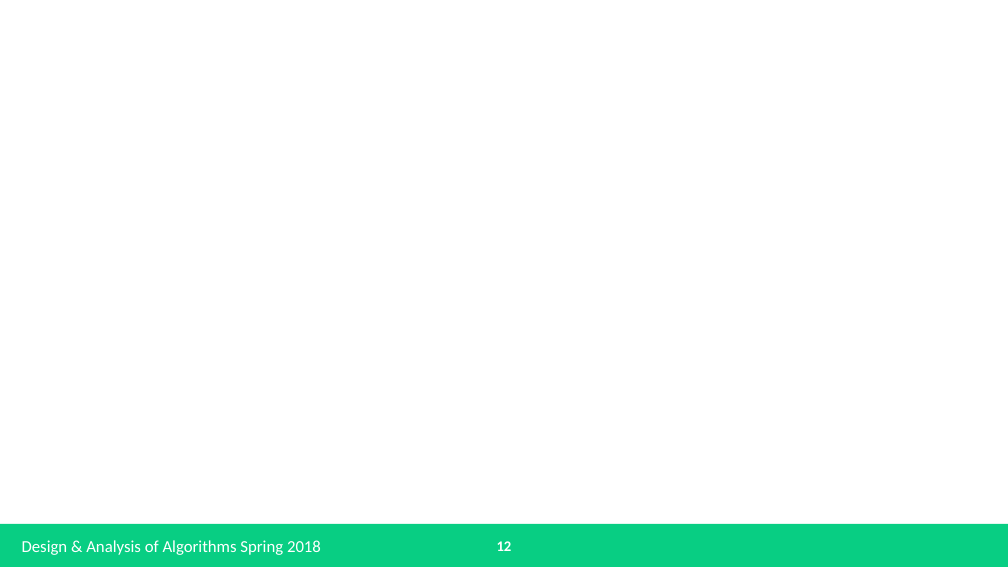
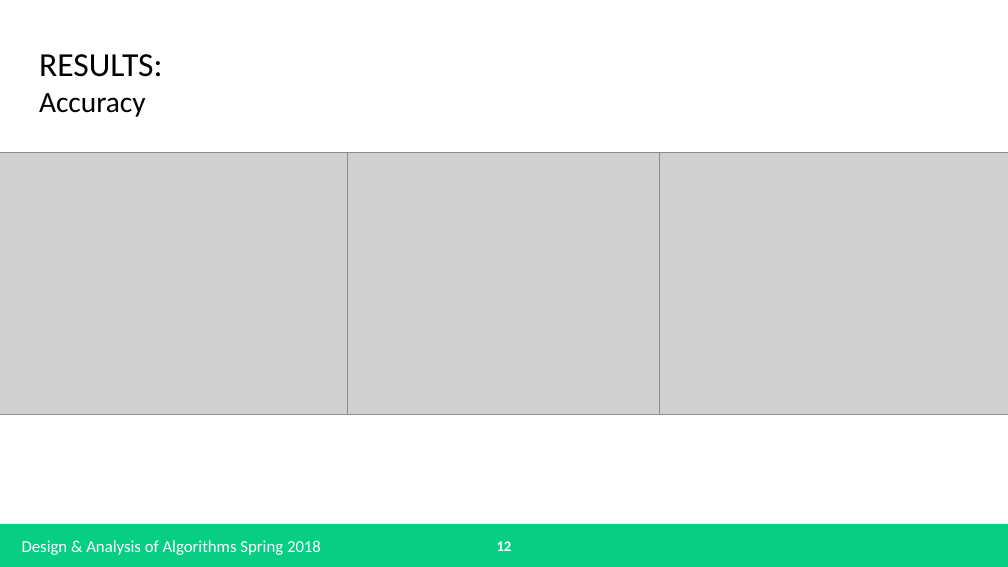
Before and after one commit to bryangreener/School, a slide deck: slide 12 of Spring 2018/Design and Analysis of Algorithms/Research Project/Presentation/Presentation.pptx. Drawn at 1008x567 pixels with LibreOffice and Linux fonts; fonts in the diff are those of the drawing; grey boxes stand for pictures. Boxes give left, top, right and bottom in pixels: in the first picture for what was removed or moved away, otherwise in the second. Text is boxed around its words. In the diff, an @@ line names an element or a change of style, - is before the commit and + after.

```diff
--- a/Spring 2018/Design and Analysis of Algorithms/Research Project/Presentation/Presentation.pptx
+++ b/Spring 2018/Design and Analysis of Algorithms/Research Project/Presentation/Presentation.pptx
@@ text added at (39,54,163,117), 32 pt, text #000000 @@
+RESULTS:
+Accuracy
@@ picture added at (0,153,347,414) @@
@@ picture added at (330,153,679,414) @@
@@ picture added at (659,153,1008,414) @@
```
Also in this commit, not shown: 8 other slides changed, 2 slides removed, 17 other files.
